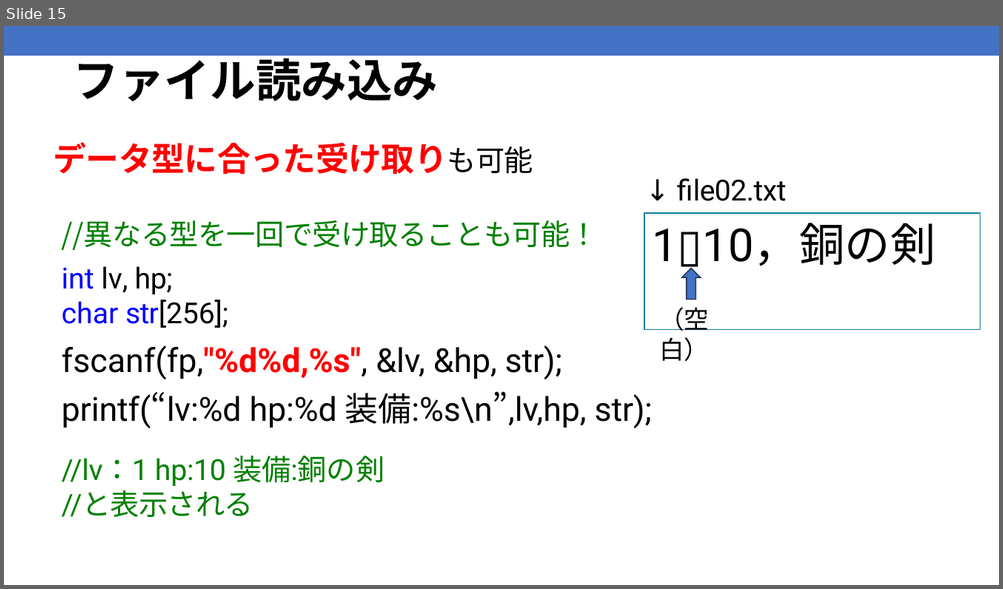
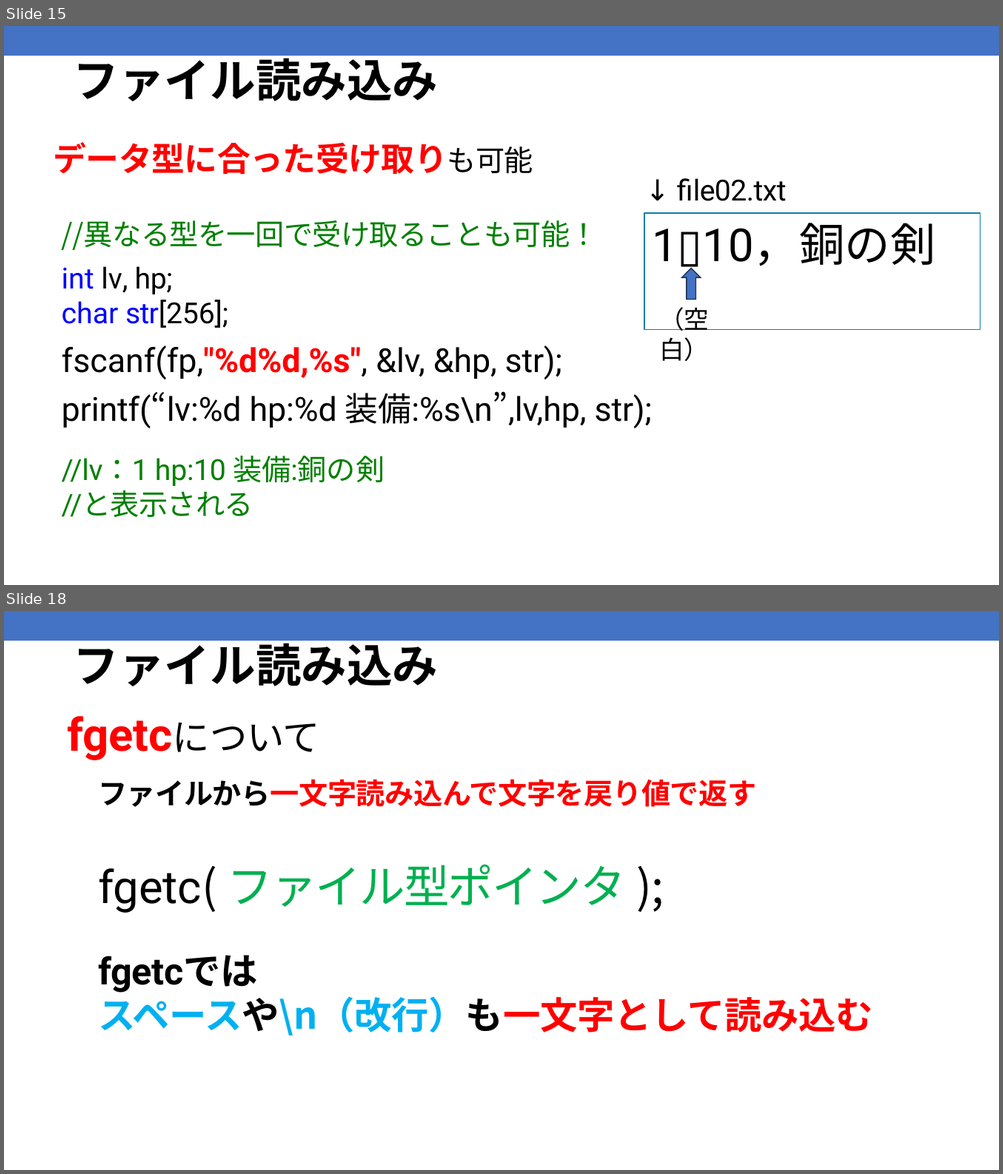
Before and after one commit to kic-murata/cpp2025, a slide deck: 授業資料/授業資料：ファイル処理.pptx. Shown one above the other, each under a label of ours: slide 15 before the commit, slides 15 and 18 after it; the slides between them are not shown. The pictures are 1003x589 and 1003x1174 pixels, drawn with LibreOffice and Linux fonts; fonts in the diff are those of the drawing. Boxes give left, top, right and bottom in pixels: in the first picture for what was removed or moved away, otherwise in the second. Text is boxed around its words. In the diff, an @@ line names an element or a change of style, - is before the commit and + after.

```diff
--- a/授業資料/授業資料：ファイル処理.pptx
+++ b/授業資料/授業資料：ファイル処理.pptx
@@ slide 18 added at (4,611,999,1170), background #FFFFFF; not listed: 1 template element that a slide beside it also shows @@
@@ text added at (74,635,438,686), 44 pt, text #000000, bold @@
+ファイル読み込み
@@ title added at (66,704,361,761), 44 pt, text #FF0000, bold @@
+fgetcについて
@@ text added at (98,779,873,1036), 36 pt, text #FF0000, bold @@
+ファイルから一文字読み込んで文字を戻り値で返す
+fgetc( ファイル型ポインタ );
+fgetcでは
+スペースや\n（改行）も一文字として読み込む
```
Also in this commit, not shown: 10 slides changed, 1 other file.
